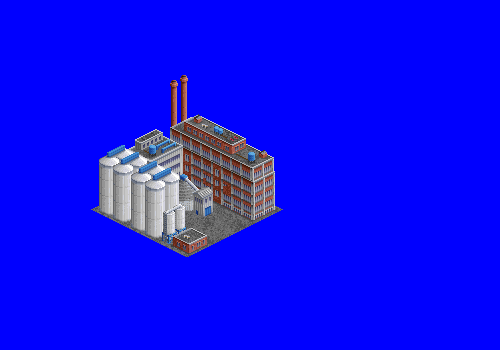
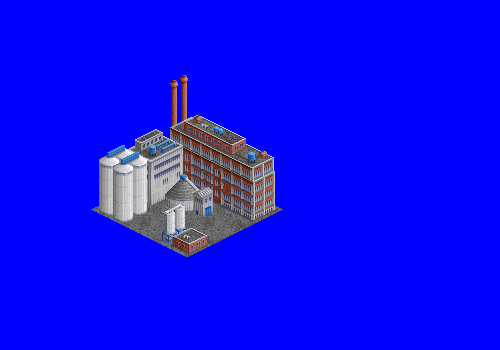
Revision of a layered 500 × 350 image; what changed, layer by layer:
painted on "Layer 6 copy" (1st of 2, in "small building" › "Silos" › "tank copy") over [171, 211, 175, 215]
painted on "Layer 6 copy" (2nd of 2, in "small building" › "Silos" › "tank copy 3") over [181, 205, 185, 210]
hid group "Silo Cluster copy 2" (6 layers) over [131, 161, 179, 238]
painted on "silo copy 3" over [126, 165, 133, 173]
painted on "silo copy 2" over [112, 158, 119, 166]
painted on "silo copy" over [140, 157, 147, 166]
painted on "silo" over [126, 150, 133, 155]
